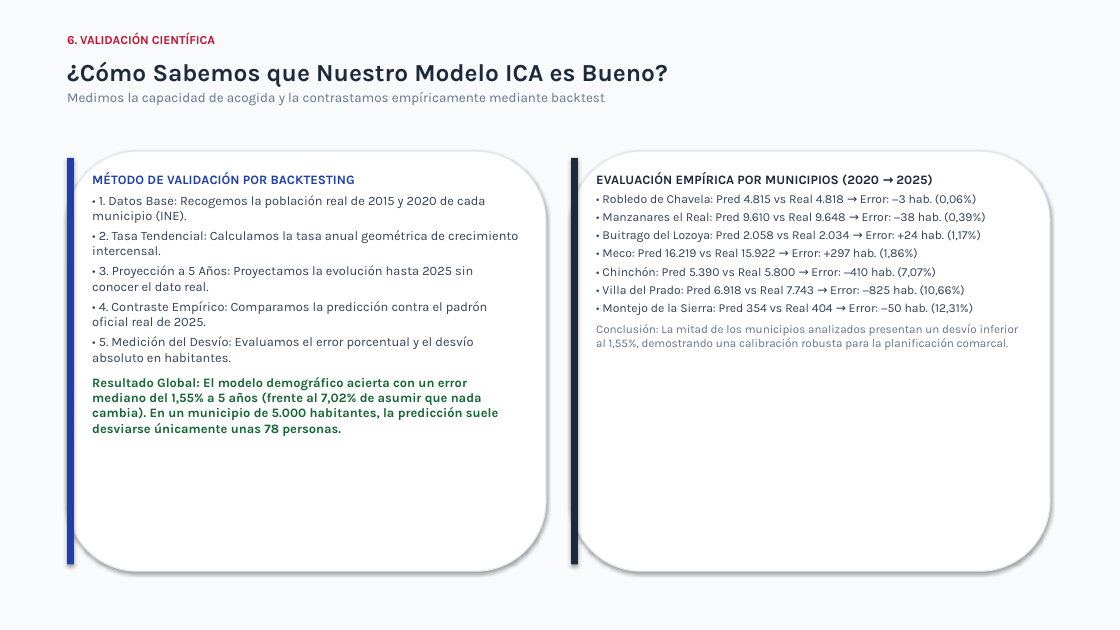
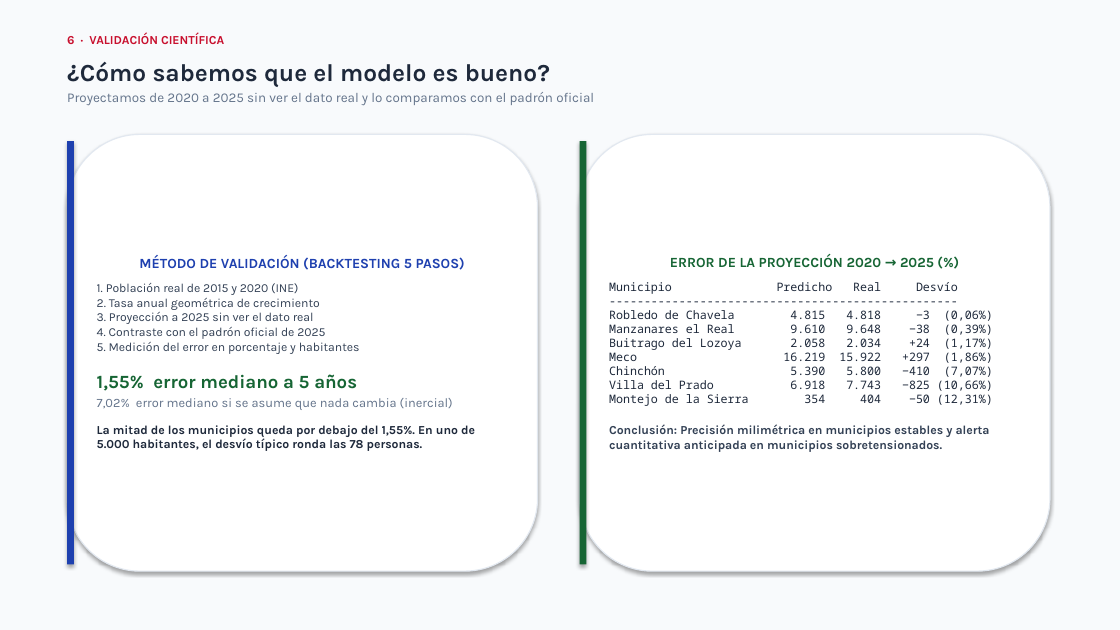
Before and after one commit to AlejandroCuntin/DatathonLodCoreMadrid, a slide deck: slide 7 of presentacion_datathon_10min.pptx. Drawn at 1120x630 pixels with LibreOffice and Linux fonts; fonts in the diff are those of the drawing. Boxes give left, top, right and bottom in pixels: in the first picture for what was removed or moved away, otherwise in the second. Text is boxed around its words. In the diff, an @@ line names an element or a change of style, - is before the commit and + after.

```diff
--- a/presentacion_datathon_10min.pptx
+++ b/presentacion_datathon_10min.pptx
@@ text at [67, 33, 224, 44]: text changed @@
-6. VALIDACIÓN CIENTÍFICA
+6 · VALIDACIÓN CIENTÍFICA
@@ text at [67, 62, 594, 105]: text changed @@
-¿Cómo Sabemos que Nuestro Modelo ICA es Bueno?
-Medimos la capacidad de acogida y la contrastamos empíricamente mediante backtest
+¿Cómo sabemos que el modelo es bueno?
+Proyectamos de 2020 a 2025 sin ver el dato real y lo comparamos con el padrón oficial
@@ rectangle: place and size @@
-rectangle at [67, 158, 74, 565]
+rectangle at [67, 141, 74, 565]
@@ rounded rectangle "MÉTODO DE VALIDACIÓN (BACKTESTING 5 ...": place and size @@
-rounded rectangle "MÉTODO DE VALIDACIÓN (BACKTESTING 5 ..." at [67, 151, 546, 571]
+rounded rectangle "MÉTODO DE VALIDACIÓN (BACKTESTING 5 ..." at [67, 134, 538, 571]
@@ rectangle: place and size @@
-rectangle at [571, 158, 578, 565]
+rectangle at [580, 141, 586, 565]
@@ rectangle at [580, 141, 586, 565]: fill #1E293B to #166534 @@
@@ rounded rectangle "ERROR DE LA PROYECCIÓN 2020 ...": place and size @@
-rounded rectangle "ERROR DE LA PROYECCIÓN 2020 ..." at [596, 173, 1019, 350]
+rounded rectangle "ERROR DE LA PROYECCIÓN 2020 ..." at [580, 134, 1050, 571]
@@ rounded rectangle "ERROR DE LA PROYECCIÓN 2020 ..." at [580, 134, 1050, 571]: vertical alignment top to middle; fill none to #FFFFFF; outline none to #E2E8F0 1 pt; shadow on @@
@@ text removed at [92, 173, 518, 436] @@
-MÉTODO DE VALIDACIÓN POR BACKTESTING
-• 1. Datos Base: Recogemos la población real de 2015 y 2020 de cada municipio (INE).
-• 2. Tasa Tendencial: Calculamos la tasa anual geométrica de crecimiento intercensal.
-• 3. Proyección a 5 Años: Proyectamos la evolución hasta 2025 sin conocer el dato real.
-• 4. Contraste Empírico: Comparamos la predicción contra el padrón oficial real de 2025.
-• 5. Medición del Desvío: Evaluamos el error porcentual y el desvío absoluto en habitantes.
-Resultado Global: El modelo demográfico acierta con un error mediano del 1,55% a 5 años (frente al 7,02% de asumir que nada cambia). En un municipio de 5.000 habitantes, la predicción suele desviarse únicamente unas 78 personas.
@@ rounded rectangle removed at [571, 151, 1050, 571] @@
@@ text in rounded rectangle at [97, 255, 465, 391]: text added @@
+MÉTODO DE VALIDACIÓN (BACKTESTING 5 PASOS)
+1. Población real de 2015 y 2020 (INE)
+2. Tasa anual geométrica de crecimiento
+3. Proyección a 2025 sin ver el dato real
+4. Contraste con el padrón oficial de 2025
+5. Medición del error en porcentaje y habitantes
+1,55% error mediano a 5 años
+7,02% error mediano si se asume que nada cambia (inercial)
+La mitad de los municipios queda por debajo del 1,55%. En uno de 5.000 habitantes, el desvío típico ronda las 78 personas.
@@ text in rounded rectangle at [609, 254, 993, 452]: text changed; size 10.5 to 10 pt; font Karla to Noto Sans Mono; text colour #334155 to #1E293B @@
-EVALUACIÓN EMPÍRICA POR MUNICIPIOS (2020 → 2025)
-• Robledo de Chavela: Pred 4.815 vs Real 4.818 → Error: −3 hab. (0,06%)
-• Manzanares el Real: Pred 9.610 vs Real 9.648 → Error: −38 hab. (0,39%)
-• Buitrago del Lozoya: Pred 2.058 vs Real 2.034 → Error: +24 hab. (1,17%)
-• Meco: Pred 16.219 vs Real 15.922 → Error: +297 hab. (1,86%)
-• Chinchón: Pred 5.390 vs Real 5.800 → Error: −410 hab. (7,07%)
-• Villa del Prado: Pred 6.918 vs Real 7.743 → Error: −825 hab. (10,66%)
-• Montejo de la Sierra: Pred 354 vs Real 404 → Error: −50 hab. (12,31%)
-Conclusión: La mitad de los municipios analizados presentan un desvío inferior al 1,55%, demostrando una calibración robusta para la planificación comarcal.
+ERROR DE LA PROYECCIÓN 2020 → 2025 (%)
+Municipio Predicho Real Desvío
+--------------------------------------------------
+Robledo de Chavela 4.815 4.818 −3 (0,06%)
+Manzanares el Real 9.610 9.648 −38 (0,39%)
+Buitrago del Lozoya 2.058 2.034 +24 (1,17%)
+Meco 16.219 15.922 +297 (1,86%)
+Chinchón 5.390 5.800 −410 (7,07%)
+Villa del Prado 6.918 7.743 −825 (10,66%)
+Montejo de la Sierra 354 404 −50 (12,31%)
+Conclusión: Precisión milimétrica en municipios estables y alerta cuantitativa anticipada en municipios sobretensionados.
```
Also in this commit, not shown: 13 other slides changed, 4 other files.
